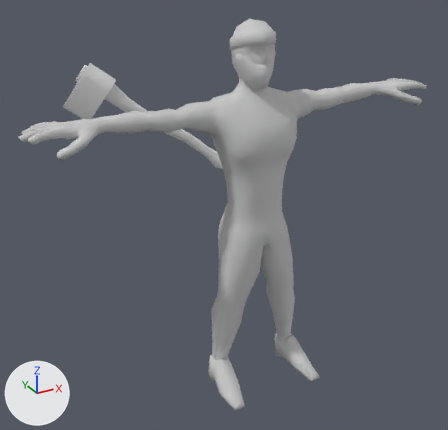
An edit to the FBX model 3D-DATA-ZombieBeaverSpil/Assets/3DModels/Main_Character.FBX, drawn before and after from the same camera.
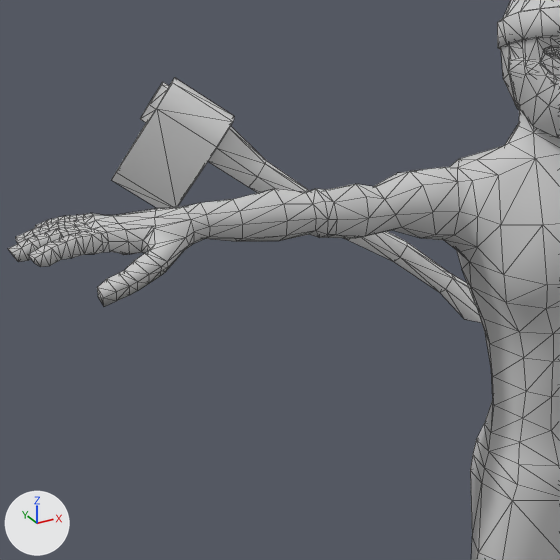
Old and new are each drawn whole from a camera (50 mm lens) standing at (-0.782, -1.425, 0.738) and looking at (-0.129, -0.238, 0.145) and again close up on the part from 3% to 57% of the width and 7% to 63% of the height. The axes (+X, +Y, +Z) are drawn at lower left. The lights are the same throughout. The close-ups show mesh edges as thin lines. Where no turn or scale is listed for an object, it has been applied to the vertices.

The scene before the commit, as lines of its bpy script (objects in view):
```python
me_mesh = bpy.data.meshes.new('Mesh')
me_mesh.from_pydata(...)  # 1312 vertices, 2486 faces; spans x -0.469..0.469, y -0.185..0.008, z -0.615..0.194
me_mesh.materials.append(mat_material__109)  # its picture is missing
me_mesh_001 = bpy.data.meshes.new('Mesh.001')
me_mesh_001.from_pydata(...)  # 59 vertices, 114 faces; spans x -6.3..35.5, y -5.8..5.9, z -27.1..120.0
ob_box001 = bpy.data.objects.new('Box001', me_mesh)
ob_box001.location = (-0.125, -0.303, 0.407)
ob_cylinder001 = bpy.data.objects.new('Cylinder001', me_mesh_001)
ob_cylinder001.parent = ob_dummy011
ob_cylinder001.location = (0.66, -4.552, -3.885)
ob_cylinder001.rotation_euler = (0.231, 0.569, -1.066)  # degrees (13, 33, -61)
ob_cylinder001.scale = (0.3, 0.3, 0.3)
```
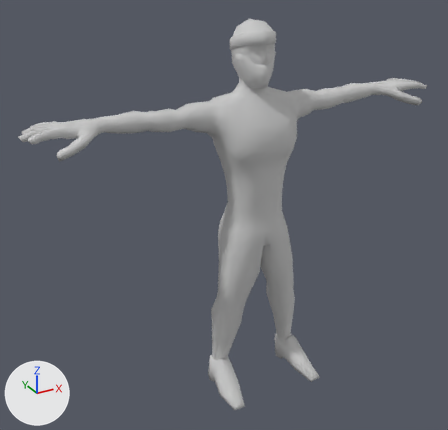
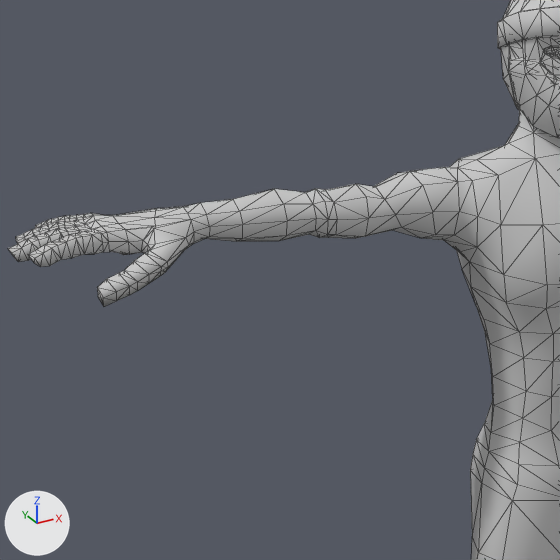
Location of each change, [x1, y1, x2, y2] in pixels of the close-ups (560 x 560 px):
'Cylinder001', deleted
    before: [111, 77, 482, 323]

What changed in the scene script:
```text
Remove ob_cylinder001:
    ob_cylinder001 = bpy.data.objects.new('Cylinder001', me_mesh_001)
    ob_cylinder001.parent = ob_dummy011
    ob_cylinder001.location = (0.66, -4.552, -3.885)
    ob_cylinder001.rotation_euler = (0.231, 0.569, -1.066)  # degrees (13, 33, -61)
    ob_cylinder001.scale = (0.3, 0.3, 0.3)
```
